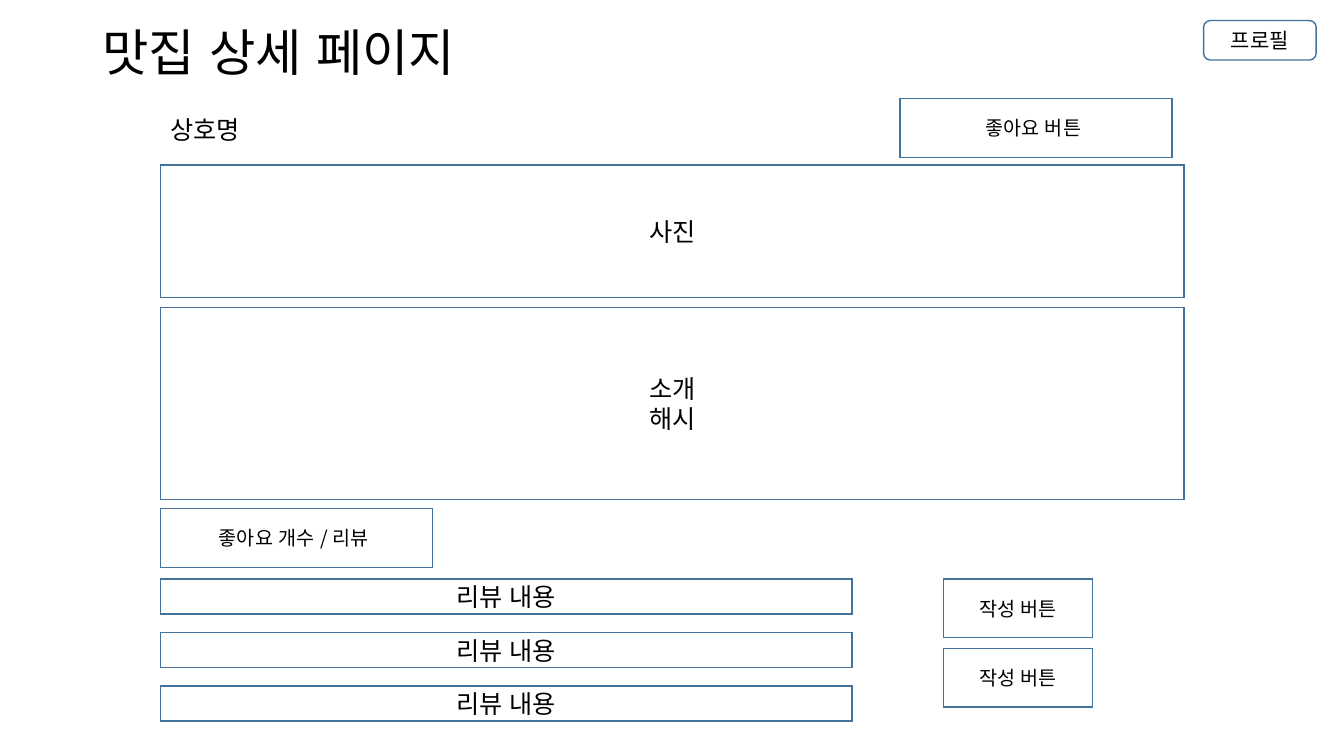
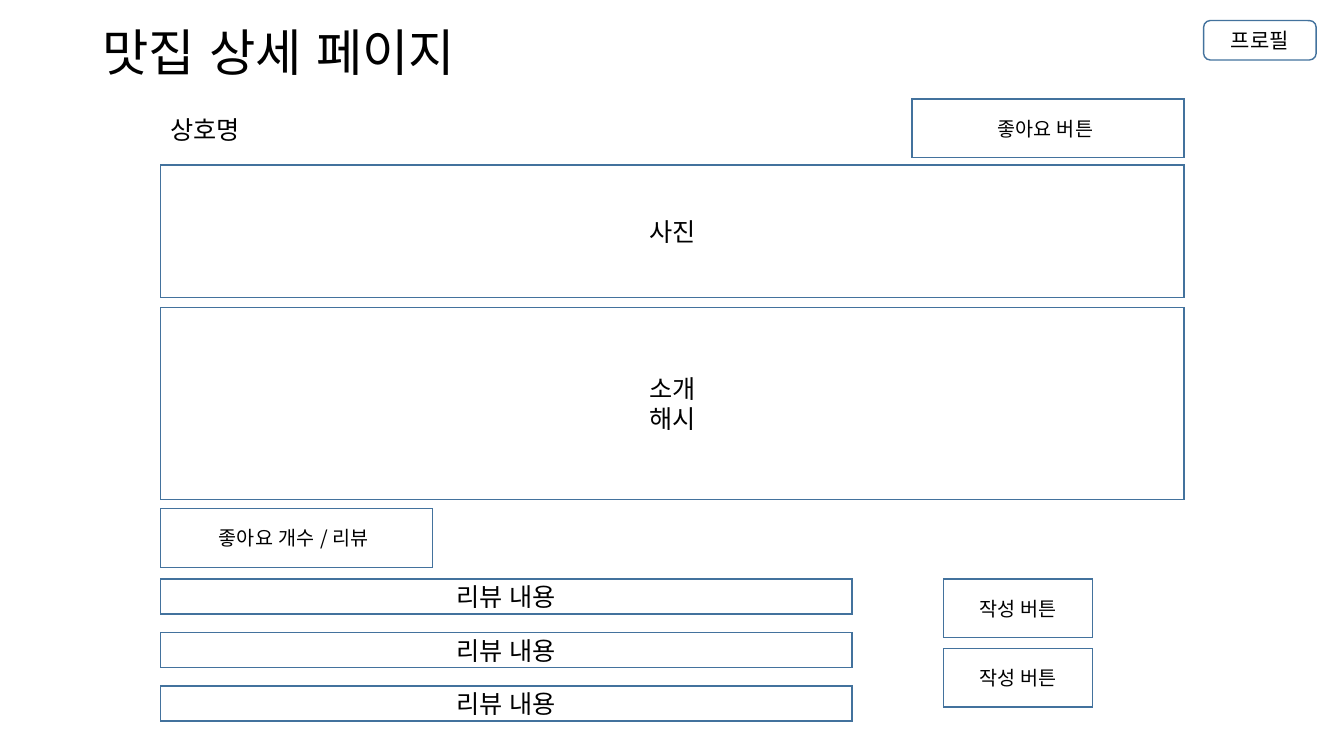
Before and after one commit to Shrimp-Square/Season_dinning-Project, a slide deck: slide 7 of Document/모델관계도&페이지구성.pptx. Drawn at 1344x756 pixels with LibreOffice and Linux fonts; fonts in the diff are those of the drawing. Boxes give left, top, right and bottom in pixels: in the first picture for what was removed or moved away, otherwise in the second. Text is boxed around its words. In the diff, an @@ line names an element or a change of style, - is before the commit and + after.

Commit message:
모델관계도&페이지구성.pptx 사업자 프로필 페이지 수정

```diff
--- a/Document/모델관계도&페이지구성.pptx
+++ b/Document/모델관계도&페이지구성.pptx
@@ rectangle "좋아요 버튼": place and size @@
-rectangle "좋아요 버튼" at <box>900,99,1173,157</box>
+rectangle "좋아요 버튼" at <box>912,99,1185,157</box>
```
Also in this commit, not shown: 2 other slides changed.
